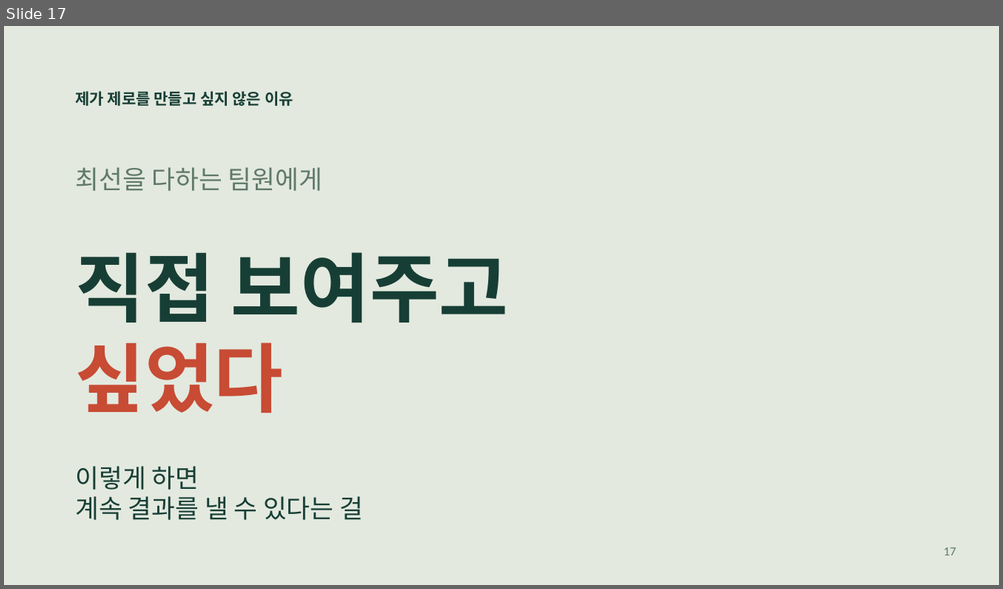
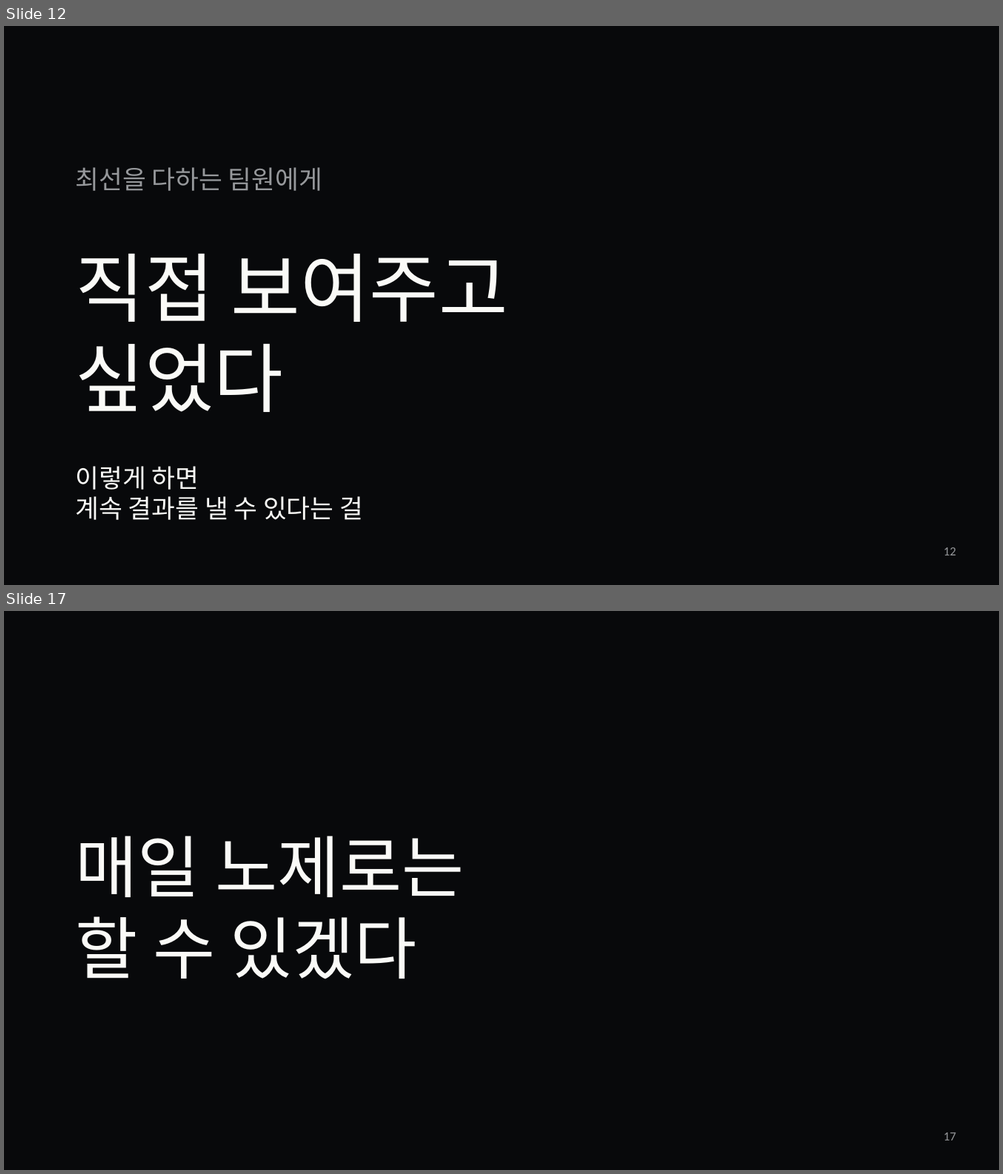
Before and after one commit to jaeyoung5178-bot/Presence, a slide deck: education/mentality/nozero400/NoZero-400Days.pptx. Shown one above the other, each under a label of ours: slide 17 before the commit, slides 12 and 17 after it; the slides between them are not shown. The pictures are 1003x589 and 1003x1174 pixels, drawn with LibreOffice and Linux fonts; fonts in the diff are those of the drawing. Boxes give left, top, right and bottom in pixels: in the first picture for what was removed or moved away, otherwise in the second. Text is boxed around its words. In the diff, an @@ line names an element or a change of style, - is before the commit and + after.

```diff
--- a/education/mentality/nozero400/NoZero-400Days.pptx
+++ b/education/mentality/nozero400/NoZero-400Days.pptx
@@ slide 17 added at (x1=4, y1=611, x2=999, y2=1170), background #08090B @@
@@ text added at (x1=76, y1=836, x2=464, y2=980), 65.2 pt, text #FAFAF7 @@
+매일 노제로는
+할 수 있겠다
@@ text added at (x1=943, y1=1133, x2=956, y2=1141), 12 pt, text #96989B @@
+17
@@ what was slide 17 is now slide 12 @@
@@ slide 12 changed as well @@
@@ background #E3E9DF to #08090B @@
@@ text removed at (x1=76, y1=91, x2=293, y2=106) @@
-제가 제로를 만들고 싶지 않은 이유
@@ text "최선을 다하는 팀원에게" at (x1=76, y1=167, x2=322, y2=191): text colour #607969 to #96989B @@
@@ text "직접 보여주고" at (x1=76, y1=253, x2=509, y2=412): text colour #173E35 to #FAFAF7 in "직접 보여주고"; bold off; text colour #C84B34 to #FAFAF7 in "싶었다" @@
@@ text "이렇게 하면" at (x1=76, y1=466, x2=363, y2=520): text colour #173E35 to #FAFAF7 @@
@@ text at (x1=943, y1=548, x2=956, y2=556): text changed; text colour #607969 to #96989B @@
-17
+12
```
Also in this commit, not shown: 6 other slides changed, 27 other slides added, 12 slides removed, 26 other files.
